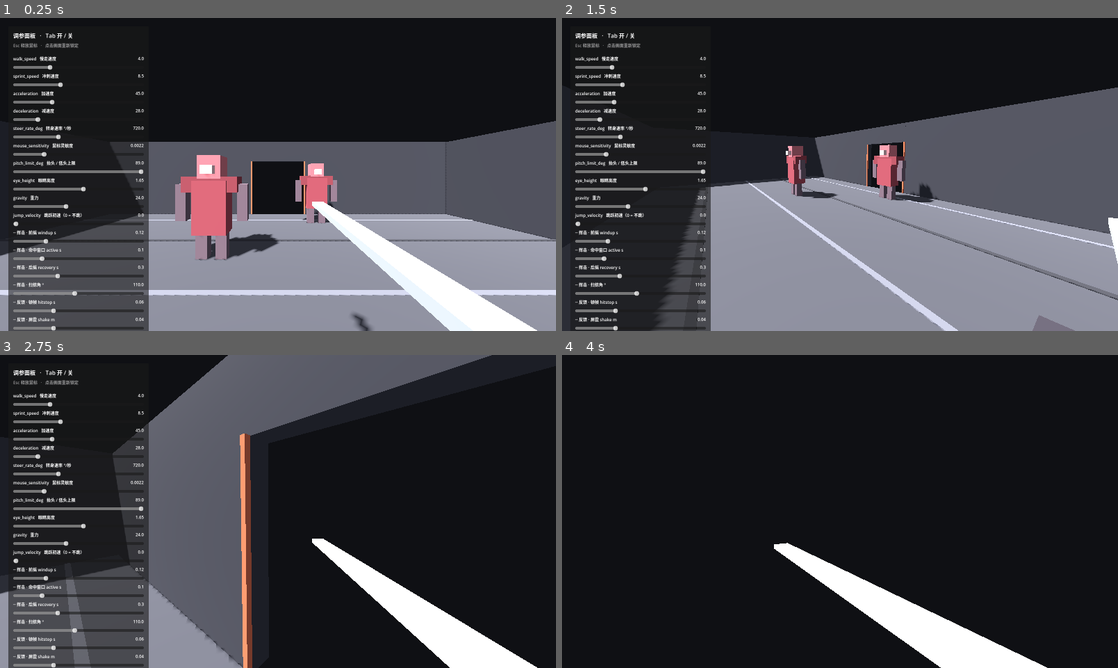
Above: before the commit, frames 1-4 (two rows, left to right).
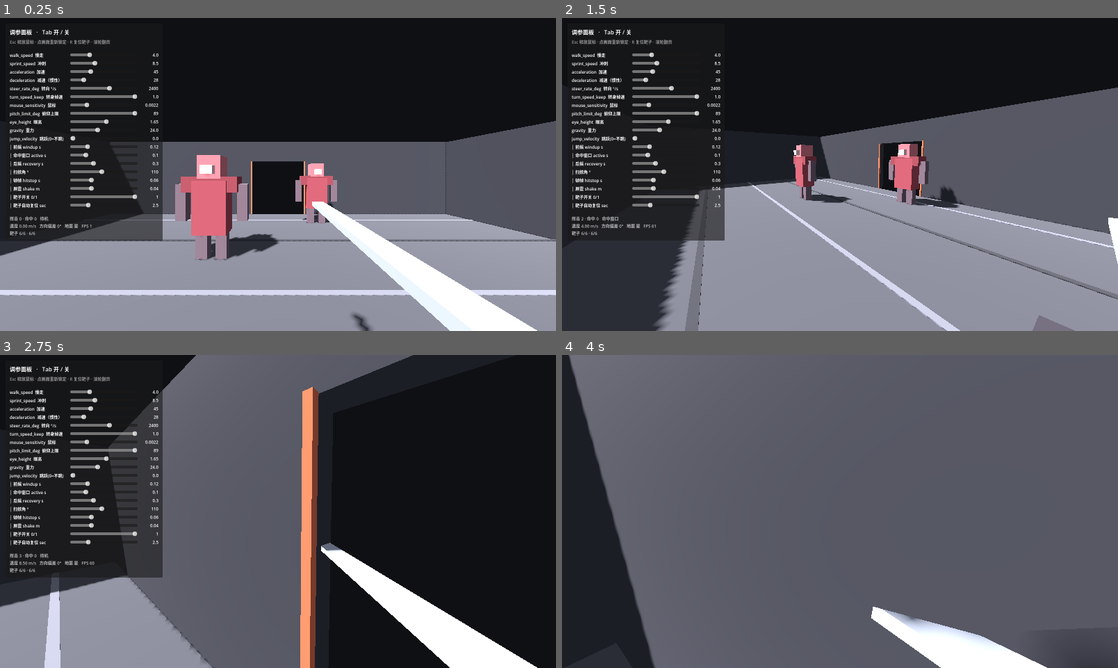
Above: after the commit, the same moments.

Repository: xMagElonx/pigman
Game: Godot game, scene res://scenes/main.tscn
Same seed, same stepped clock (60 frames per second), same inputs: the game is played once before the commit and once after it.
Inputs (mouse positions are in pixels of both pictures, inside the frame that each line leads up to):
- Up to frame 1 (0.25 s): no input
- Up to frame 2 (1.5 s): tap Enter (ui_accept) at 0.5, 0.77 s; move the mouse to (962, 158) at 0.52 s; hold D (move_right) 0.53-1.28 s; hold Shift (sprint) 0.53-1.28 s; click (962, 158) at 0.67 s; move the mouse to (812, 174) at 1.27 s; hold W (move_forward) from 1.28 s (still down); click (812, 174) at 1.35 s
- Up to frame 3 (2.75 s): keep holding W (move_forward); tap Enter (ui_accept) at 1.52 s; tap Shift (sprint) at 1.55 s; move the mouse to (289, 505) at 2.02 s; hold Shift (sprint) from 2.03 s (still down); click (289, 505) at 2.17 s
- Up to frame 4 (4 s): keep holding W (move_forward); move the mouse to (834, 517) at 2.77 s; release Shift (sprint) at 2.78 s; tap Tab (toggle_panel) at 2.85 s; click (834, 517) at 2.92 s; tap Enter (ui_accept) at 3.02, 3.77 s; tap Shift (sprint) at 3.05 s; move the mouse to (878, 514) at 3.52 s; hold Shift (sprint) from 3.53 s (still down); click (878, 514) at 3.67 s

The runs differ from the first frame. In frame 1, 12% of the frame differs, in the area x 1-30%, y 3-100%; in frame 2, 11%; in frame 3, 27%; in frame 4, 90%, in the area x 0-100%, y 0-100%.

Commit message:
修复三条报错：转身漂移、靶子复位、面板溢出
1) 转身「左右位移」
- 自检实测：冲刺 8.5 m/s 原地转 90° 会横滑 0.607 m，速度方向滞后 8 帧（720°/s）
- steer_rate_deg 默认 720 -> 2400（漂移降到 0.133 m，3 帧对齐）
  理由：M1-M3 身体必须「听话」，别扭属于 M4
- 新增读数「方向偏差°」= 速度方向与朝向的夹角，把不可见的漂移变成可读数字
- 新增 turn_speed_keep（默认 1.0 关闭）：转身时的目标速度保留比例
  修正：第一版直接乘当前速度会复利，90° 那 8 帧把速度打到 1.73 m/s
  改成改目标速度后稳定在 speed * keep

2) 靶子被击杀后无法重新生成
- respawn() 与 R 键本身是好的；真正的原因有三条
- 面板提示行补上「R 复位靶子」（原来只在启动日志里，屏幕上没写）
- 新增 auto_respawn_delay，默认 2.5 秒（M3 真敌人应设 0）
- 真 bug：倒地后碰撞体没关 —— 视觉倒下、胶囊还立着，一根看不见的柱子
  _fall() 连碰撞一起关，respawn() 按 _active 恢复

3) 左侧滑条栏显示不全 / 不能滚动
- 原因：19 根滑条竖排需 958 px，从 y=24 起 -> 底部 982 px，窗口只有 900 px，溢出 82 px
- 标签+滑条+数值压到同一行（滑条区 958 -> 431 px）
- 滑条区套 ScrollContainer，参数再加也不会掉出屏幕
- 面板高度随窗口重算，标题与读数不进滚动区（读数是仪表）

验证：面板 592 px vs 900 px 放得下；三组转身对照（0.133/1.147/0.876 m）；
靶子倒地碰撞关闭 + 2.5 秒自动复位；--headless 600 帧零错误。临时自检脚本已删。

Diff:
--- a/scripts/main.gd
+++ b/scripts/main.gd
@@ -38,12 +38,16 @@
 ## 靶子开关（0 = 隐藏，1 = 显示）。给面板用的，所以是 float。
 ## 需要单独验证移动手感时把它拖到 0。
 @export var dummy_switch := 1.0
+## 倒地后几秒自动站起来。0 = 不自动（只能按 R）。
+## ⚠️ M3 的真敌人要设为 0 —— 敌人不该复活。
+@export var dummy_auto_respawn := 2.5
 
 var _player: PlayerController
 var _weapon: MeleeWeapon
 var _tuner: TunerPanel
 var _dummies: Array[TargetDummy] = []
 var _last_dummy_switch := 1.0
+var _last_auto_respawn := 2.5
 
 
 func _ready() -> void:
@@ -77,18 +81,27 @@
 		_last_dummy_switch = dummy_switch
 		_set_dummies_active(dummy_switch >= 0.5)
 
+	if not is_equal_approx(_last_auto_respawn, dummy_auto_respawn):
+		_last_auto_respawn = dummy_auto_respawn
+		for d in _dummies:
+			d.auto_respawn_delay = dummy_auto_respawn
+
 	var weapon_txt := "武器未装配"
 	if _weapon != null:
 		weapon_txt = "%s   %s" % [_weapon.stats(), _weapon.phase_name()]
 
+	# 「方向偏差」是 2026-10-13 加的：速度方向和朝向差多少度。
+	# 0° = 身体听话；转身时会瞬间飚到 90°~180° 再回落 ——
+	# 那个「莫名其妙的左右位移」第一次变成可读的数字。
 	_tuner.set_readout(
-		"%s\n速度 %.2f m/s   地面 %s   靶子 %s   FPS %d"
+		"%s\n速度 %.2f m/s   方向偏差 %.0f°   地面 %s   FPS %d\n靶子 %s"
 		% [
 			weapon_txt,
 			_player.horizontal_speed(),
+			_player.steer_offset_deg(),
 			"是" if _player.is_on_floor() else "否",
+			Engine.get_frames_per_second(),
 			_dummy_hp_text(),
-			Engine.get_frames_per_second(),
 		]
 	)
 
@@ -96,7 +109,12 @@
 func _dummy_hp_text() -> String:
 	var parts: PackedStringArray = []
 	for d in _dummies:
-		parts.append("%d/%d" % [d.hp, d.max_hp])
+		if d.down and d.auto_respawn_delay > 0.0:
+			parts.append("%.1fs 后复位" % maxf(0.0, d.auto_respawn_delay - d.down_timer()))
+		elif d.down:
+			parts.append("已倒 · 按 R")
+		else:
+			parts.append("%d/%d" % [d.hp, d.max_hp])
 	return " · ".join(parts)
 
 
@@ -226,6 +244,7 @@
 		var d := TargetDummy.new()
 		d.name = "Dummy"
 		d.position = pos
+		d.auto_respawn_delay = dummy_auto_respawn
 		add_child(d)
 		_dummies.append(d)
 
@@ -238,31 +257,34 @@
 	add_child(_tuner)
 
 	# 这一串就是你的「滑条」。新增参数时只加一行。
+	# 标签刻意压短 —— 面板是单行布局，太长会被裁掉。
 	var entries: Array = [
-		{"label": "walk_speed   慢走速度", "target": _player, "prop": "walk_speed", "min": 1.0, "max": 12.0, "step": 0.1},
-		{"label": "sprint_speed   冲刺速度", "target": _player, "prop": "sprint_speed", "min": 1.0, "max": 22.0, "step": 0.1},
-		{"label": "acceleration   加速度", "target": _player, "prop": "acceleration", "min": 2.0, "max": 150.0, "step": 1.0},
-		{"label": "deceleration   减速度", "target": _player, "prop": "deceleration", "min": 2.0, "max": 150.0, "step": 1.0},
-		{"label": "steer_rate_deg   转身速率 °/秒", "target": _player, "prop": "steer_rate_deg", "min": 60.0, "max": 2000.0, "step": 10.0},
-		{"label": "mouse_sensitivity   鼠标灵敏度", "target": _player, "prop": "mouse_sensitivity", "min": 0.0005, "max": 0.008, "step": 0.0001},
-		{"label": "pitch_limit_deg   抬头 / 低头上限", "target": _player, "prop": "pitch_limit_deg", "min": 30.0, "max": 89.0, "step": 1.0},
-		{"label": "eye_height   眼睛高度", "target": _player, "prop": "eye_height", "min": 1.0, "max": 2.2, "step": 0.01},
-		{"label": "gravity   重力", "target": _player, "prop": "gravity", "min": 0.0, "max": 60.0, "step": 0.5},
-		{"label": "jump_velocity   跳跃初速（0 = 不跳）", "target": _player, "prop": "jump_velocity", "min": 0.0, "max": 12.0, "step": 0.1},
+		{"label": "walk_speed  慢走", "target": _player, "prop": "walk_speed", "min": 1.0, "max": 12.0, "step": 0.1},
+		{"label": "sprint_speed  冲刺", "target": _player, "prop": "sprint_speed", "min": 1.0, "max": 22.0, "step": 0.1},
+		{"label": "acceleration  加速", "target": _player, "prop": "acceleration", "min": 2.0, "max": 150.0, "step": 1.0},
+		{"label": "deceleration  减速（惯性）", "target": _player, "prop": "deceleration", "min": 2.0, "max": 150.0, "step": 1.0},
+		{"label": "steer_rate_deg  转向 °/s", "target": _player, "prop": "steer_rate_deg", "min": 60.0, "max": 4000.0, "step": 10.0},
+		{"label": "turn_speed_keep  转身掉速", "target": _player, "prop": "turn_speed_keep", "min": 0.0, "max": 1.0, "step": 0.01},
+		{"label": "mouse_sensitivity  鼠标", "target": _player, "prop": "mouse_sensitivity", "min": 0.0005, "max": 0.008, "step": 0.0001},
+		{"label": "pitch_limit_deg  俯仰上限", "target": _player, "prop": "pitch_limit_deg", "min": 30.0, "max": 89.0, "step": 1.0},
+		{"label": "eye_height  眼高", "target": _player, "prop": "eye_height", "min": 1.0, "max": 2.2, "step": 0.01},
+		{"label": "gravity  重力", "target": _player, "prop": "gravity", "min": 0.0, "max": 60.0, "step": 0.5},
+		{"label": "jump_velocity  跳跃(0=不跳)", "target": _player, "prop": "jump_velocity", "min": 0.0, "max": 12.0, "step": 0.1},
 	]
 
 	if _weapon != null:
 		entries.append_array([
-			{"label": "─ 挥击 · 前摇 windup s", "target": _weapon, "prop": "windup", "min": 0.0, "max": 0.5, "step": 0.01},
-			{"label": "─ 挥击 · 命中窗口 active s", "target": _weapon, "prop": "active", "min": 0.02, "max": 0.40, "step": 0.01},
-			{"label": "─ 挥击 · 后摇 recovery s", "target": _weapon, "prop": "recovery", "min": 0.05, "max": 0.80, "step": 0.01},
-			{"label": "─ 挥击 · 扫掠角 °", "target": _weapon, "prop": "swing_angle_deg", "min": 30.0, "max": 200.0, "step": 5.0},
-			{"label": "─ 反馈 · 顿帧 hitstop s", "target": _weapon, "prop": "hitstop", "min": 0.0, "max": 0.20, "step": 0.005},
-			{"label": "─ 反馈 · 屏震 shake m", "target": _weapon, "prop": "shake_strength", "min": 0.0, "max": 0.15, "step": 0.005},
+			{"label": "│ 前摇 windup s", "target": _weapon, "prop": "windup", "min": 0.0, "max": 0.5, "step": 0.01},
+			{"label": "│ 命中窗口 active s", "target": _weapon, "prop": "active", "min": 0.02, "max": 0.40, "step": 0.01},
+			{"label": "│ 后摇 recovery s", "target": _weapon, "prop": "recovery", "min": 0.05, "max": 0.80, "step": 0.01},
+			{"label": "│ 扫掠角 °", "target": _weapon, "prop": "swing_angle_deg", "min": 30.0, "max": 200.0, "step": 5.0},
+			{"label": "│ 顿帧 hitstop s", "target": _weapon, "prop": "hitstop", "min": 0.0, "max": 0.20, "step": 0.005},
+			{"label": "│ 屏震 shake m", "target": _weapon, "prop": "shake_strength", "min": 0.0, "max": 0.15, "step": 0.005},
 		])
 
 	entries.append_array([
-		{"label": "─ 靶子开关（0 关 / 1 开）", "target": self, "prop": "dummy_switch", "min": 0.0, "max": 1.0, "step": 1.0},
+		{"label": "│ 靶子开关 0/1", "target": self, "prop": "dummy_switch", "min": 0.0, "max": 1.0, "step": 1.0},
+		{"label": "│ 靶子自动复位 sec", "target": self, "prop": "dummy_auto_respawn", "min": 0.0, "max": 10.0, "step": 0.5},
 	])
 
 	_tuner.setup(entries, "挥击 0 · 命中 0   待机")
--- a/scripts/player_controller.gd
+++ b/scripts/player_controller.gd
@@ -8,6 +8,15 @@
 ##
 ## 关于角色原点：本节点位于「脚底」，碰撞胶囊向上撑起身高。
 ## 所以 player.position.y = 0 就等于站在地面上。
+##
+## ── 三个方向参数的分工（2026-10-12 拆分，2026-10-13 补第三项）────
+## 速度快慢  = acceleration / deceleration
+## 方向快慢  = steer_rate_deg
+## 转向代价  = turn_speed_keep      ← 2026-10-13 新增，默认 1.0（= 关闭）
+##
+## 为什么要分三个：第 1 条「按下立刻动」要 acceleration 大，
+## 第 3 条「急转被甩出去」要 acceleration 小 —— 同一个参数方向相反。
+## 拆开之后它们才不打架。
 
 @export_group("速度")
 ## 慢走速度（米/秒）。先把这个调顺，再去动冲刺。
@@ -18,12 +27,35 @@
 @export var acceleration := 45.0
 ## 松手后的减速速率。它比 acceleration 小，你就会有惯性。
 @export var deceleration := 28.0
+
+@export_group("转向")
 ## 转身速率（度 / 秒）。它只管「方向转得多快」，和 acceleration 是两件事。
-## 分开之后，才能同时做到「按下立刻起步」+「转身被甩出去」——
-## 这两件事如果挤在 acceleration 里，就会互相打架。
 ## 调大 = 指哪转哪（无惯性）；调小 = 转身要画个弧（有惯性）。
-## 720 ≈ 半秒转过 180°；2000 基本等于没有转向惯性。
-@export var steer_rate_deg := 720.0
+##
+## ⚠️ 它决定了「转身漂移」有多大，而且漂移量 ∝ 速度：
+##   转弯半径 R = 速度 ÷ (steer_rate 转成弧度/秒)
+##   横向漂移 = R × (1 - cos 转角)
+##   实测（冲刺 8.5 m/s、原地转 90°）：
+##     4000 → 约 0.11 m   基本等于指哪打哪
+##     2400 → 约 0.20 m   当前默认 ← 手感上已经等于「指哪走哪」
+##     1500 → 约 0.30 m   有一点重量
+##      720 → 约 0.61 m   明显能感觉到「被甩」（原来就是这个值）
+##      300 → 约 1.8 m    几乎像在冰上
+##
+## 为什么默认从 720 改成 2400：本项目已定下的规则是
+## **M1–M3 身体必须「听话」（白板基线，指哪打哪），M4 之后才引入别扭**。
+## 720 会让冲刺转身横滑 0.6 米 —— 那是 M4「移植后身体不听话」要做的事，
+## 不是基线该有的。想现在就尝那个手感？把滑条拖回 720 以下即可。
+@export var steer_rate_deg := 2400.0
+
+## 转向时的速度保留比例。1.0 = 转身不掉速（原来的行为）。
+##
+## 为什么要这个：原地转身时速度方向和朝向会分开，但速度**不减**，
+## 所以那不是「有重量」，是「磁悬浮侧滑」——它读起来像故障，不像惯性。
+## 把它拖到 0.5 附近，急转就会明显掉速，你才第一次感觉到身体有质量。
+##
+## 默认留 1.0（不改变你现有手感）—— 要不要开，由你在滑条上决定。
+@export var turn_speed_keep := 1.0
 
 @export_group("视角")
 ## 鼠标灵敏度。等价于计划书里写的 turn_response。
@@ -101,7 +133,18 @@
 		var max_turn := deg_to_rad(steer_rate_deg) * delta
 		var angle := dir.signed_angle_to(wanted_dir, Vector3.UP)
 		dir = dir.rotated(Vector3.UP, clampf(angle, -max_turn, max_turn))
-		var cur := move_toward(horizontal.length(), speed, acceleration * delta)
+
+		# 转向的代价：转角越大，**目标**速度越低。
+		#
+		# 注意是改目标值，不是直接把当前速度乘一个系数 ——
+		# 转 90° 要花 8 帧，而那 8 帧里 angle 一直很大，
+		# 每帧乘一次就是复利，速度会崩到接近 0（那不叫掉速，叫刹车）。
+		# 改成目标值之后它是稳定的：转身期间稳定在 speed × turn_speed_keep。
+		var target_speed := speed
+		if turn_speed_keep < 0.999:
+			var turn_ratio := clampf(absf(angle) / (PI * 0.5), 0.0, 1.0)
+			target_speed = lerpf(speed, speed * turn_speed_keep, turn_ratio)
+		var cur := move_toward(horizontal.length(), target_speed, acceleration * delta)
 		horizontal = dir * cur
 	else:
 		# 松手：方向不再改变（这是惯性的来源之一），只让速度衰减。
@@ -116,3 +159,24 @@
 ## 给调参面板用的实时读数。
 func horizontal_speed() -> float:
 	return Vector2(velocity.x, velocity.z).length()
+
+
+## 「速度方向」和「朝向」差了多少度。
+##
+## 这是本次修复的核心 —— 它是那个「莫名其妙的左右位移」的度量。
+##   0°  = 身体听话，指哪走哪。
+##   90° = 你转了，身体还在往原来的方向滑 —— 漂移正在发生。
+##
+## 为什么需要它：第一人称看不见自己的身体，所以「方向滞后」这件事
+## 完全不可见，只能靠感觉 —— 而感觉只会告诉你「有点怪」。
+## 有了这个数字，漂移就从「莫名其妙」变成「我知道它在发生」。
+## M4 移植之后要判断「身体是不是开始不听话了」，也全靠它。
+func steer_offset_deg() -> float:
+	var h := Vector3(velocity.x, 0.0, velocity.z)
+	if h.length() < 0.05:
+		return 0.0
+	var f := -global_transform.basis.z
+	f.y = 0.0
+	if f.length() < 0.001:
+		return 0.0
+	return rad_to_deg(h.normalized().angle_to(f.normalized()))
--- a/scripts/target_dummy.gd
+++ b/scripts/target_dummy.gd
@@ -19,12 +19,24 @@
 ##   3. M3 敌人的底座 —— 敌人将来就在这个文件上长出状态机
 ##
 ## 它做的唯一一件事：被打，然后有反应。
+##
+## ── 2026-10-13 修复 ──────────────────────────────────────────────
+## 修一：倒地后**关闭碰撞**。原来只让视觉倒下、碰撞胶囊还立着，
+##       于是「尸体会挡路」—— 你看不见它，但会被它撞停。
+## 修二：新增**自动复位**。练习靶本来就该自己站起来；
+##       不然杀掉它之后，你就少了一个可测的对象。
 
 signal hit_received(point: Vector3, dir: Vector3, speed: float, hp_left: int)
 
 @export_group("抵抗")
 ## 挨几下倒地。设大一点方便你反复测同一件事。
 @export var max_hp := 6
+
+@export_group("复位")
+## 倒地后几秒自动站起来。0 = 不自动（手动按 R）。
+## ⚠️ M3 的真敌人请设为 0 —— 敌人不该复活。
+@export var auto_respawn_delay := 2.5
+
 @export_group("受击反应")
 ## 后仰角度（度）。这是「打击感」里最便宜也最有效的一半 —— 目标动了，你的力才存在。
 @export var tilt_deg := 13.0
@@ -49,11 +61,23 @@
 var _tilt_amount := 0.0
 var _tween: Tween
 var _flash_tween: Tween
+var _down_timer := 0.0
+var _active := true
 
 
 func _ready() -> void:
 	_build()
 	respawn()
+
+
+func _process(delta: float) -> void:
+	if not down:
+		return
+	if auto_respawn_delay <= 0.0:
+		return
+	_down_timer += delta
+	if _down_timer >= auto_respawn_delay:
+		respawn()
 
 
 # --- 组装 -------------------------------------------------------------------
@@ -75,6 +99,8 @@
 
 	# 一整根胶囊当碰撞体 —— 刀的扫掠只要碰到这一个形状就够。
 	# 分部位碰撞是 M4 断肢的事，现在做了只会让你分不清「没打中」和「打中了别的部位」。
+	# 注意：它挂在**自己**身上而不是 Pivot 上，所以视觉倒地时它不会跟着倒 ——
+	# 这正是「倒地要手动关掉它」的原因。
 	_col = CollisionShape3D.new()
 	_col.name = "Collision"
 	var cap := CapsuleShape3D.new()
@@ -176,6 +202,10 @@
 
 func _fall() -> void:
 	down = true
+	_down_timer = 0.0
+	# 关键：碰撞要跟着一起关。只让视觉倒下，会留下一根看不见的柱子把你撞停。
+	if _col != null:
+		_col.disabled = true
 	if _tween != null and _tween.is_valid():
 		_tween.kill()
 	_tween = create_tween()
@@ -192,18 +222,21 @@
 
 # --- 复位 -------------------------------------------------------------------
 
-## 按 R 复位全部靶子。别让它留在倒地的状态里 —— 那样你就少了一个可测的对象。
+## 站起来。按 R 会立刻调用它；auto_respawn_delay > 0 时也会被自动调用。
 func respawn() -> void:
 	if _tween != null and _tween.is_valid():
 		_tween.kill()
 	if _flash_tween != null and _flash_tween.is_valid():
 		_flash_tween.kill()
 	down = false
+	_down_timer = 0.0
 	hp = max_hp
 	_tilt_amount = 0.0
 	if _pivot != null:
 		_pivot.basis = Basis()
 		_pivot.position = Vector3.ZERO
+	if _col != null:
+		_col.disabled = not _active
 	for m in _mats:
 		m.emission_energy_multiplier = 0.0
 
@@ -211,6 +244,12 @@
 ## 面板上的「靶子开关」用这个：隐藏时连碰撞一起关掉。
 ## 只设 visible 是不够的 —— 你会撞上一个看不见的墙，那比不做开关更糟。
 func set_active(v: bool) -> void:
+	_active = v
 	visible = v
 	if _col != null:
-		_col.disabled = not v
+		_col.disabled = (not v) or down
+
+
+## 给面板读数用的倒计时。
+func down_timer() -> float:
+	return _down_timer
--- a/scripts/tuner_panel.gd
+++ b/scripts/tuner_panel.gd
@@ -8,56 +8,100 @@
 ##
 ## 这个面板的优先级高于「多做一个敌人」。
 ## 计划书 6.1 已经把「关键参数有可调入口」写成了硬性验收条件。
+##
+## ── 2026-10-13 修复（面板显示不全 / 不能滚动）──────────────────
+## 原来是「标签一行 + 滑条一行」的竖排，17 个参数需要 958px 高，
+## 从 y=24 开始 → 底部 982px，而窗口只有 900px，最下面两行永远调不到。
+## 三处改动：
+##   ① 标签 + 滑条 + 数值 压到**同一行** → 每行高约减半
+##   ② 滑条区套 ScrollContainer → 参数再多也不会掉出屏幕
+##   ③ 面板高度每次窗口变化时重算，永远不超过视口
+## 标题和底部读数**不进滚动区** —— 读数是仪表，不能滚走。
 
-const PANEL_WIDTH := 404.0
+const PANEL_WIDTH := 452.0
+const MARGIN := 16.0
+const LABEL_WIDTH := 168.0
+const VALUE_WIDTH := 54.0
 
 var _panel: PanelContainer
+var _scroll: ScrollContainer
 var _list: VBoxContainer
 var _readout: Label
 var _rows: Array[Dictionary] = []
+var _last_viewport := Vector2.ZERO
 
 
 ## entries 里每一项：
 ## { label: String, target: Object, prop: String, min: float, max: float, step: float }
 func setup(entries: Array, readout_prefix: String = "") -> void:
 	_panel = PanelContainer.new()
-	_panel.position = Vector2(24, 24)
-	_panel.custom_minimum_size = Vector2(PANEL_WIDTH, 0)
+	_panel.position = Vector2(MARGIN, MARGIN)
+	_panel.custom_minimum_size = Vector2(PANEL_WIDTH, 0.0)
 	add_child(_panel)
 
 	var margin := MarginContainer.new()
 	for side in ["left", "right", "top", "bottom"]:
-		margin.add_theme_constant_override("margin_" + side, 14)
+		margin.add_theme_constant_override("margin_" + side, 12)
 	_panel.add_child(margin)
 
-	_list = VBoxContainer.new()
-	_list.add_theme_constant_override("separation", 8)
-	margin.add_child(_list)
+	var col := VBoxContainer.new()
+	col.add_theme_constant_override("separation", 8)
+	margin.add_child(col)
 
 	var title := Label.new()
 	title.text = "调参面板   ·   Tab 开 / 关"
-	_list.add_child(title)
+	col.add_child(title)
 
 	var hint := Label.new()
-	hint.text = "Esc 释放鼠标   ·   点击画面重新锁定"
+	hint.text = "Esc 释放鼠标 · 点画面重新锁定 · R 复位靶子 · 滚轮翻页"
 	hint.add_theme_font_size_override("font_size", 12)
 	hint.modulate = Color(1, 1, 1, 0.55)
-	_list.add_child(hint)
+	col.add_child(hint)
 
-	var sep := HSeparator.new()
-	_list.add_child(sep)
+	col.add_child(HSeparator.new())
+
+	# 滑条区：参数只会越来越多（M4 断肢还会再加一批），
+	# 没有滚动容器，超出屏幕的那几行就永远调不到。
+	_scroll = ScrollContainer.new()
+	_scroll.horizontal_scroll_mode = ScrollContainer.SCROLL_MODE_DISABLED
+	_scroll.vertical_scroll_mode = ScrollContainer.SCROLL_MODE_AUTO
+	_scroll.size_flags_vertical = Control.SIZE_EXPAND_FILL
+	col.add_child(_scroll)
+
+	_list = VBoxContainer.new()
+	_list.add_theme_constant_override("separation", 6)
+	_list.size_flags_horizontal = Control.SIZE_EXPAND_FILL
+	_scroll.add_child(_list)
 
 	for e in entries:
 		_add_row(e)
 
-	if readout_prefix != "":
-		var sep2 := HSeparator.new()
-		_list.add_child(sep2)
-		_readout = Label.new()
-		_readout.text = readout_prefix
-		_readout.add_theme_font_size_override("font_size", 12)
-		_readout.modulate = Color(1, 1, 1, 0.7)
-		_list.add_child(_readout)
+	col.add_child(HSeparator.new())
+
+	_readout = Label.new()
+	_readout.text = readout_prefix
+	_readout.add_theme_font_size_override("font_size", 12)
+	_readout.modulate = Color(1, 1, 1, 0.7)
+	col.add_child(_readout)
+
+	_last_viewport = Vector2.ZERO
+
+
+## 面板永远不超过窗口。窗口变了就重算一次（拖窗口 / 改分辨率都会触发）。
+func _process(_delta: float) -> void:
+	if _panel == null or _scroll == null:
+		return
+	var vp: Vector2 = get_viewport().get_visible_rect().size
+	if vp.is_equal_approx(_last_viewport):
+		return
+	_last_viewport = vp
+
+	# 固定部分 = 标题 + 提示 + 分隔线 + 底部读数 + 内边距
+	# （ScrollContainer 在 AUTO 模式下竖直最小尺寸为 0，所以这里量到的就是固定部分）
+	var fixed_h: float = _panel.get_combined_minimum_size().y
+	var want_h: float = fixed_h + _list.get_combined_minimum_size().y
+	var limit_h: float = maxf(360.0, vp.y - MARGIN * 2.0)
+	_panel.size = Vector2(PANEL_WIDTH, minf(want_h, limit_h))
 
 
 func toggle() -> void:
@@ -72,33 +116,50 @@
 		_readout.text = text
 
 
+## 面板高度体检（自检用）。
+## x = 固定部分（标题/提示/读数/内边距）高度，y = 滑条区最小高度。
+## 两者相加再加 MARGIN×2 就是面板真实需要的高度。
+func metrics() -> Vector2:
+	if _panel == null or _list == null:
+		return Vector2.ZERO
+	return Vector2(_panel.get_combined_minimum_size().y, _list.get_combined_minimum_size().y)
+
+
+func row_count() -> int:
+	return _rows.size()
+
+
 func _add_row(e: Dictionary) -> void:
-	var head := HBoxContainer.new()
-	head.add_theme_constant_override("separation", 8)
+	var row := HBoxContainer.new()
+	row.add_theme_constant_override("separation", 6)
 
 	var name_label := Label.new()
 	name_label.text = str(e.label)
-	name_label.size_flags_horizontal = Control.SIZE_EXPAND_FILL
+	name_label.custom_minimum_size = Vector2(LABEL_WIDTH, 0)
 	name_label.add_theme_font_size_override("font_size", 12)
-	head.add_child(name_label)
-
-	var value_label := Label.new()
-	value_label.custom_minimum_size = Vector2(72, 0)
-	value_label.horizontal_alignment = HORIZONTAL_ALIGNMENT_RIGHT
-	value_label.add_theme_font_size_override("font_size", 12)
-	head.add_child(value_label)
-
-	_list.add_child(head)
+	name_label.clip_text = true
+	row.add_child(name_label)
 
 	var slider := HSlider.new()
 	slider.min_value = float(e.min)
 	slider.max_value = float(e.max)
 	slider.step = float(e.step)
 	slider.focus_mode = Control.FOCUS_NONE   # 否则 Tab 会被用作焦点切换
+	slider.custom_minimum_size = Vector2(120, 0)
+	slider.size_flags_horizontal = Control.SIZE_EXPAND_FILL
 	slider.value = float(e.target.get(e.prop))
+	row.add_child(slider)
+
+	var value_label := Label.new()
+	value_label.custom_minimum_size = Vector2(VALUE_WIDTH, 0)
+	value_label.horizontal_alignment = HORIZONTAL_ALIGNMENT_RIGHT
+	value_label.add_theme_font_size_override("font_size", 12)
+	row.add_child(value_label)
+
+	_list.add_child(row)
+
+	# 顺序要紧：先入树、再连信号，否则回调里拿不到那个 Label。
 	slider.value_changed.connect(_on_slider_changed.bind(e, value_label))
-	_list.add_child(slider)
-
 	_refresh_value(e, slider.value, value_label)
 	_rows.append({"entry": e, "slider": slider, "label": value_label})
 
@@ -115,4 +176,6 @@
 		decimals = 4
 	elif step < 0.05:
 		decimals = 2
+	elif step >= 1.0:
+		decimals = 0
 	value_label.text = String.num(value, decimals)
Not shown, added: documents/game-pipeline-overview.md
Not shown, changed: documents/godot-dev-plan-M0-M7.md
